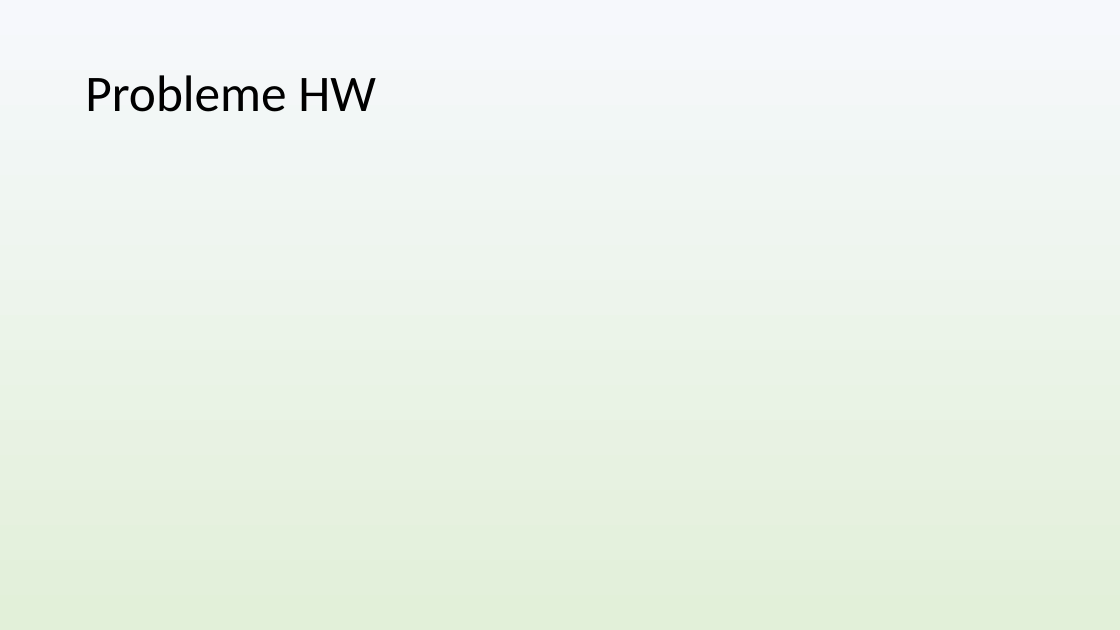
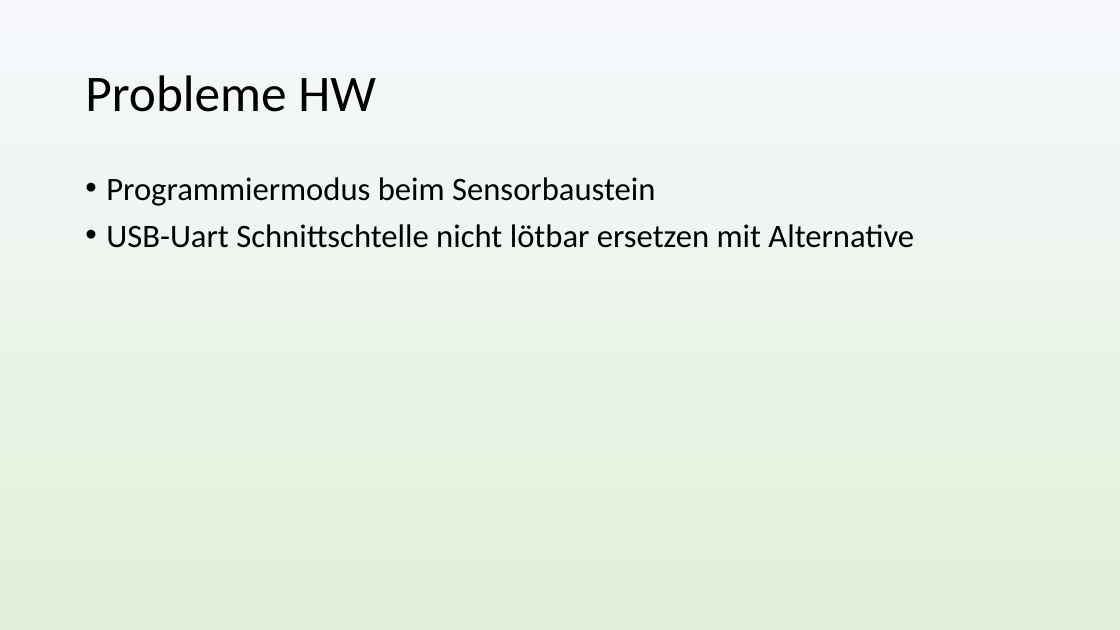
Before and after one commit to nussinussi/Projekt6Thesis, a slide deck: slide 7 of Präsentation/Zwischenpräsi.pptx. Drawn at 1120x630 pixels with LibreOffice and Linux fonts; fonts in the diff are those of the drawing. Boxes give left, top, right and bottom in pixels: in the first picture for what was removed or moved away, otherwise in the second. Text is boxed around its words. In the diff, an @@ line names an element or a change of style, - is before the commit and + after.

```diff
--- a/Präsentation/Zwischenpräsi.pptx
+++ b/Präsentation/Zwischenpräsi.pptx
@@ text added at bbox=[106, 177, 914, 248], 28 pt, text #000000 @@
+• Programmiermodus beim Sensorbaustein
+• USB-Uart Schnittschtelle nicht lötbar ersetzen mit Alternative
```
Also in this commit, not shown: 4 slides added, 1 other file.
